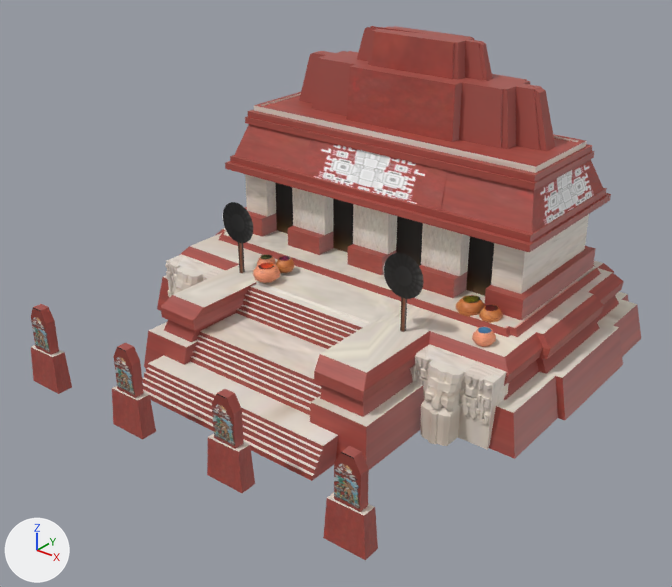
A saved change to the COLLADA model art/meshes/structural/maya_protoclassic/cc_1.dae.
The view is the same before and after, from a 50 mm camera at (31.0, -38.8, 27.0) aimed at (0.8, -1.0, 3.5). The lights are fixed; the arrows at lower left show +X, +Y and +Z. Where no turn or scale is listed for an object, it has been applied to the vertices. Vertices at the same position are counted once.

Before the edit, the objects in view are built like this:
```python
me_cubo_150 = bpy.data.meshes.new('Cubo.150')
me_cubo_150.from_pydata(...)  # 2153 vertices, 3730 faces; spans x -13.9..14.1, y -16.8..12.0, z -4.0..14.5
me_cubo_150.materials.append(mat_textura_finais_maia)  # picture img_maya_protoclassic_struct_png
ob_cc_1 = bpy.data.objects.new('cc_1', me_cubo_150)
ob_cc_1.location = (0.0, 3.34, 2.38)
```
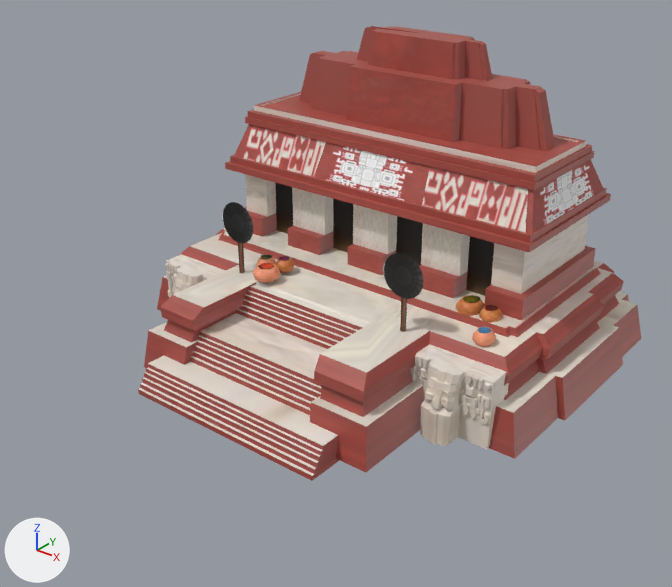
Where the change shows, as pixel boxes [x1, y1, x2, y2] in the pictures (672 x 587 px):
'cc_1', reshaped (18% narrower, 15% shorter)
    before: [31, 26, 641, 560]
    after: [138, 26, 641, 481]
part 1 of me_cubo_150, rebuilt (96% wider, 51% taller)
    before: [299, 139, 447, 210]
    after: [237, 125, 528, 233]
part 2 of me_cubo_150, deleted (brown)
    before: [31, 304, 378, 560]

The edits, one by one:
me_cubo_150 is used by ob_cc_1; location (0.0, 3.34, 2.38).
me_cubo_150 had 2153 vertices, 3730 faces and spanned x -13.9..14.1, y -16.8..12.0, z -4.0..14.5.
me_cubo_150 now has 2081 vertices, 3618 faces and spans x -13.9..14.1, y -13.5..12.0, z -4.0..14.5.
me_cubo_150 part 1: the loose piece of 4 vertices spanning x -5.0..5.4, y -0.9..0.2, z 6.1..8.6 is rebuilt with 8 vertices and now spans x -10.2..10.7, y -0.9..0.2, z 6.1..8.6.
me_cubo_150 part 2: 8 loose pieces with 80 vertices, spanning x -11.7..12.4, y -16.8..-15.8, z -3.5..1.4, are deleted.
